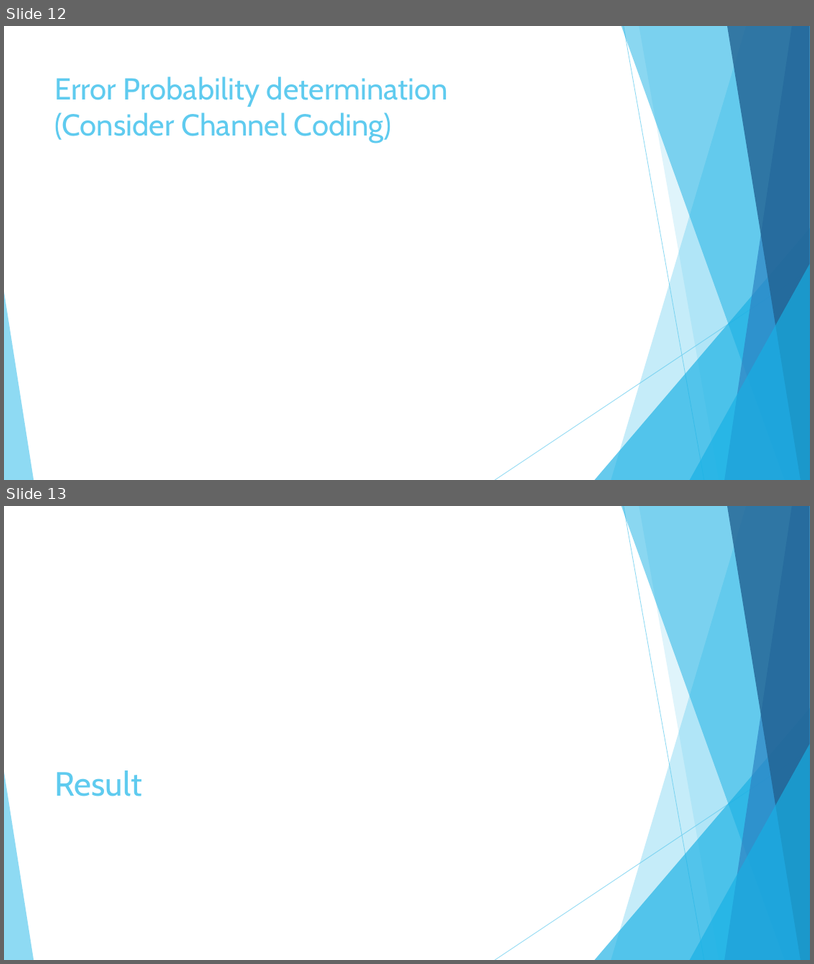
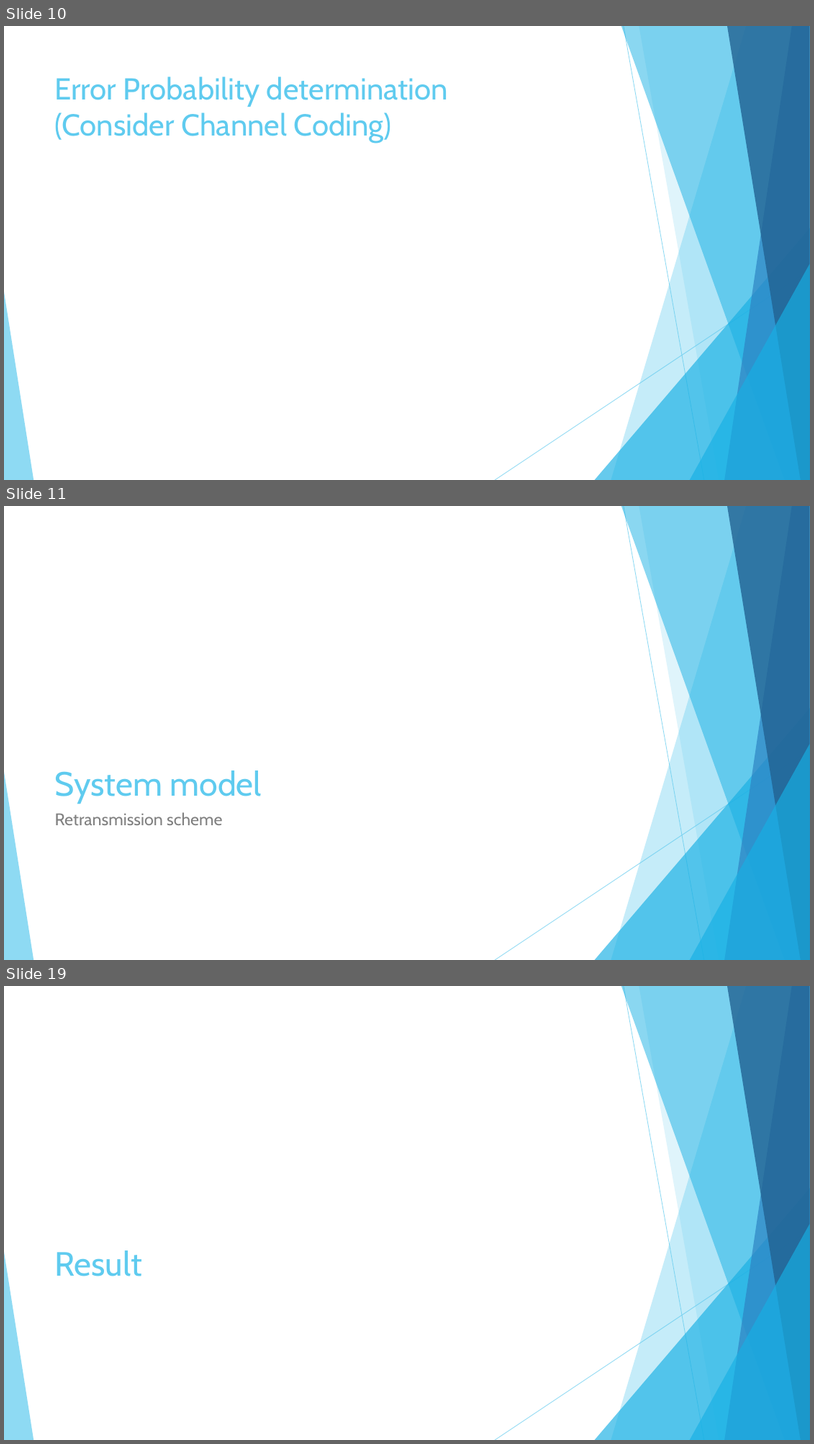
Before and after one commit to hungchun0201/Reliable_multicast_simulation, a slide deck: Final_project_reliable_multicast_retransmission_scheme.pptx. Shown one above the other, each under a label of ours: slides 12 and 13 before the commit, slides 10, 11 and 19 after it; the slides between them are not shown. The pictures are 814x964 and 814x1444 pixels, drawn with LibreOffice and Linux fonts; fonts in the diff are those of the drawing. Boxes give left, top, right and bottom in pixels: in the first picture for what was removed or moved away, otherwise in the second. Text is boxed around its words. In the diff, an @@ line names an element or a change of style, - is before the commit and + after.

```diff
--- a/Final_project_reliable_multicast_retransmission_scheme.pptx
+++ b/Final_project_reliable_multicast_retransmission_scheme.pptx
@@ slide 11 added at (x1=4, y1=506, x2=810, y2=960), background #FFFFFF; not listed: 10 template elements that a slide beside it also shows @@
@@ title added at (x1=55, y1=770, x2=262, y2=803), 40 pt, text #5FCBEF @@
+System model
@@ text added at (x1=55, y1=812, x2=222, y2=825), 20 pt, text #808080 @@
+Retransmission scheme
@@ what was slide 12 is now slide 10 @@
@@ what was slide 13 is now slide 19 @@
```
Also in this commit, not shown: 6 slides changed, 12 other slides added, 3 slides removed, 10 other files.
